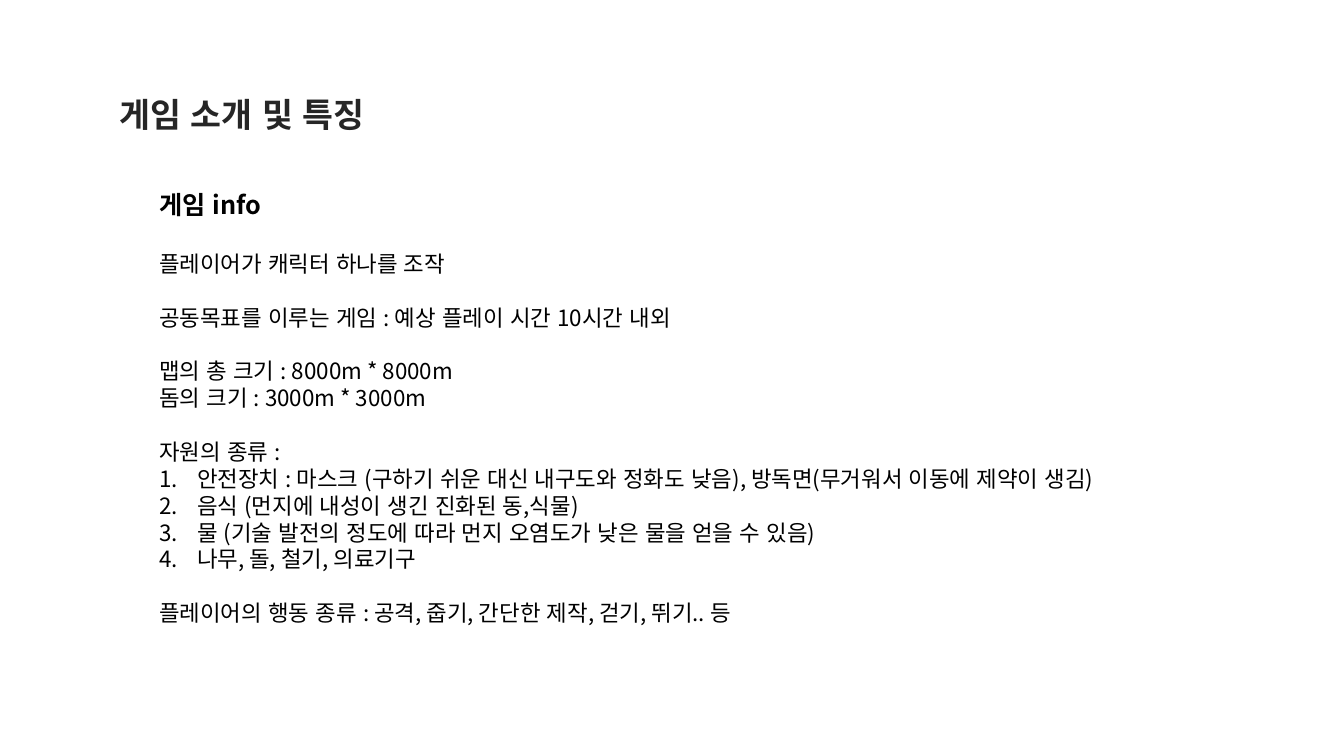
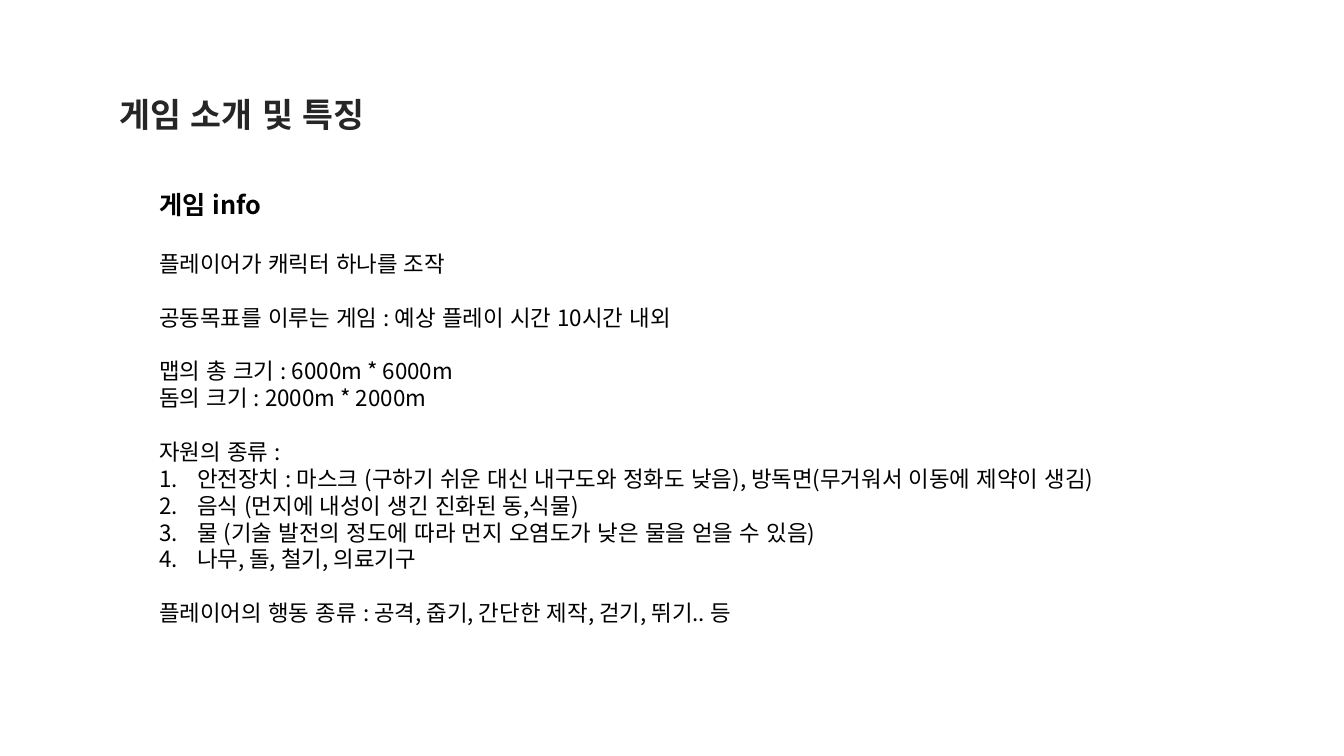
Before and after one commit to goldsun119/Graduation-Project, a slide deck: slide 5 of Document/1122 기획발표자료_01.pptx. Drawn at 1344x756 pixels with LibreOffice and Linux fonts; fonts in the diff are those of the drawing. Boxes give left, top, right and bottom in pixels: in the first picture for what was removed or moved away, otherwise in the second. Text is boxed around its words. In the diff, an @@ line names an element or a change of style, - is before the commit and + after.

```diff
--- a/Document/1122 기획발표자료_01.pptx
+++ b/Document/1122 기획발표자료_01.pptx
@@ text at (x1=159, y1=360, x2=453, y2=408): text changed @@
-맵의 총 크기 : 8000m * 8000m
-돔의 크기 : 3000m * 3000m
+맵의 총 크기 : 6000m * 6000m
+돔의 크기 : 2000m * 2000m
```
